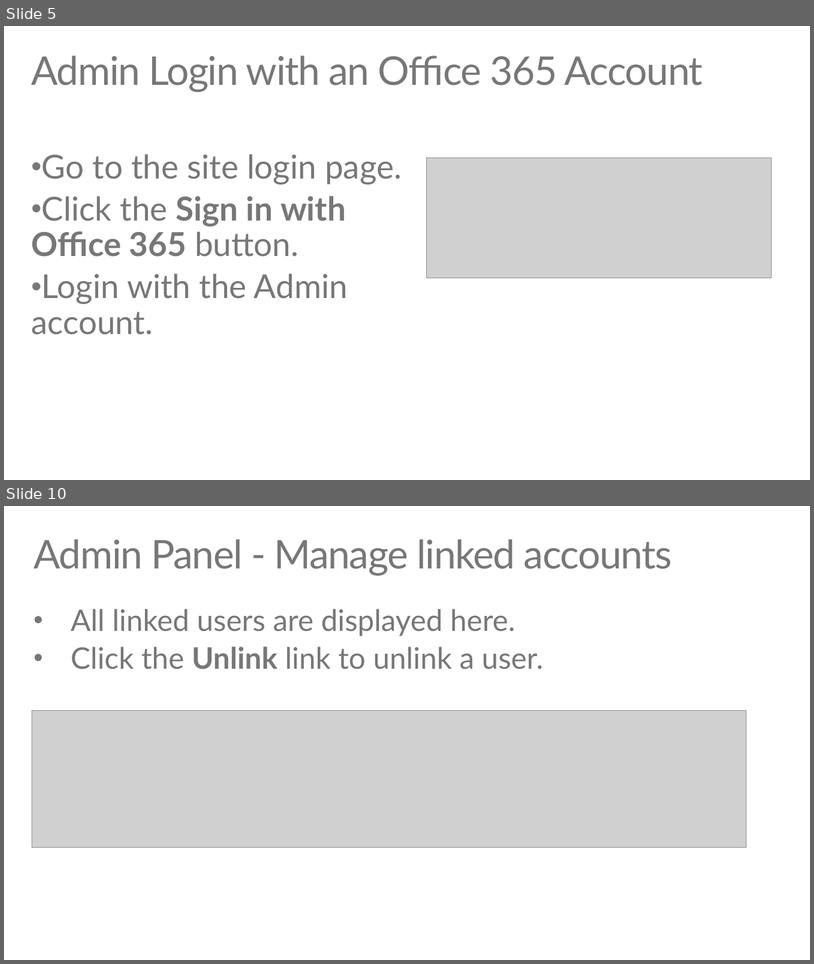
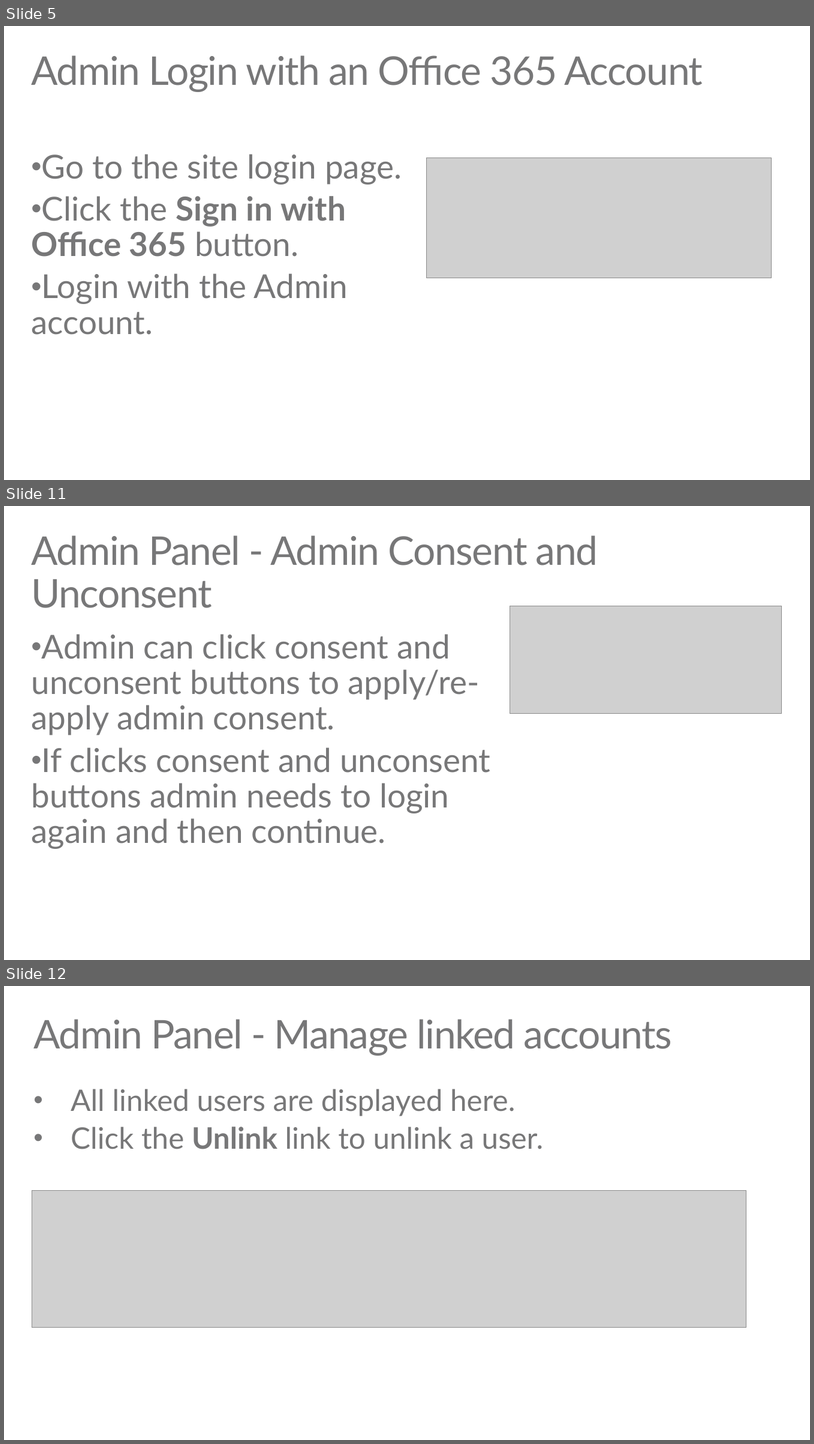
Before and after one commit to TJVering/EDUGraphAPI, a slide deck: EDU GRAPH-API Demo Script.pptx. Shown one above the other, each under a label of ours: slides 5 and 10 before the commit, slides 5, 11 and 12 after it; the slides between them are not shown. The pictures are 814x964 and 814x1444 pixels, drawn with LibreOffice and Linux fonts; fonts in the diff are those of the drawing; grey boxes stand for pictures. Boxes give left, top, right and bottom in pixels: in the first picture for what was removed or moved away, otherwise in the second. Text is boxed around its words. In the diff, an @@ line names an element or a change of style, - is before the commit and + after.

```diff
--- a/EDU GRAPH-API Demo Script.pptx
+++ b/EDU GRAPH-API Demo Script.pptx
@@ slide 11 added at (4,506,810,960), background #FFFFFF @@
@@ title added at (31,535,599,608), 48 pt, text #777778 @@
+Admin Panel - Admin Consent and Unconsent
@@ picture added at (510,606,782,713) @@
@@ text added at (31,634,491,849), 40 pt, text #777778 @@
+• Admin can click consent and unconsent buttons to apply/re-apply admin consent.
+• If clicks consent and unconsent buttons admin needs to login again and then continue.
@@ what was slide 10 is now slide 12 @@
```
Also in this commit, not shown: 10 slides changed, 10 other slides added, 3 slides removed, 27 other files.
